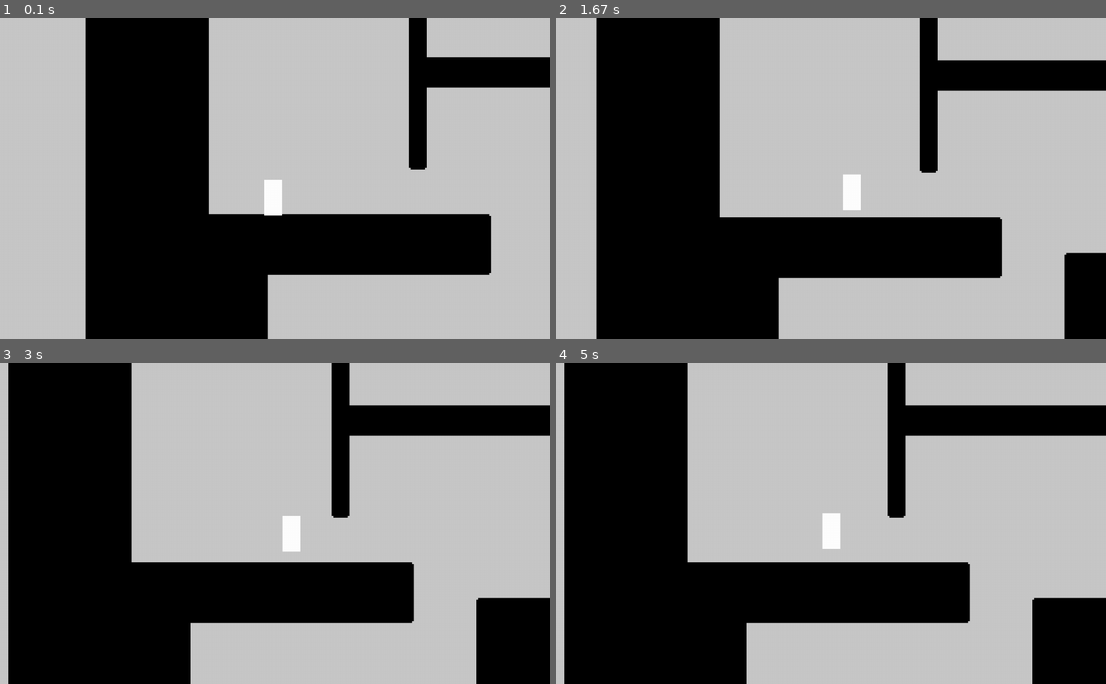
Above: before the commit, frames 1-4 (two rows, left to right).
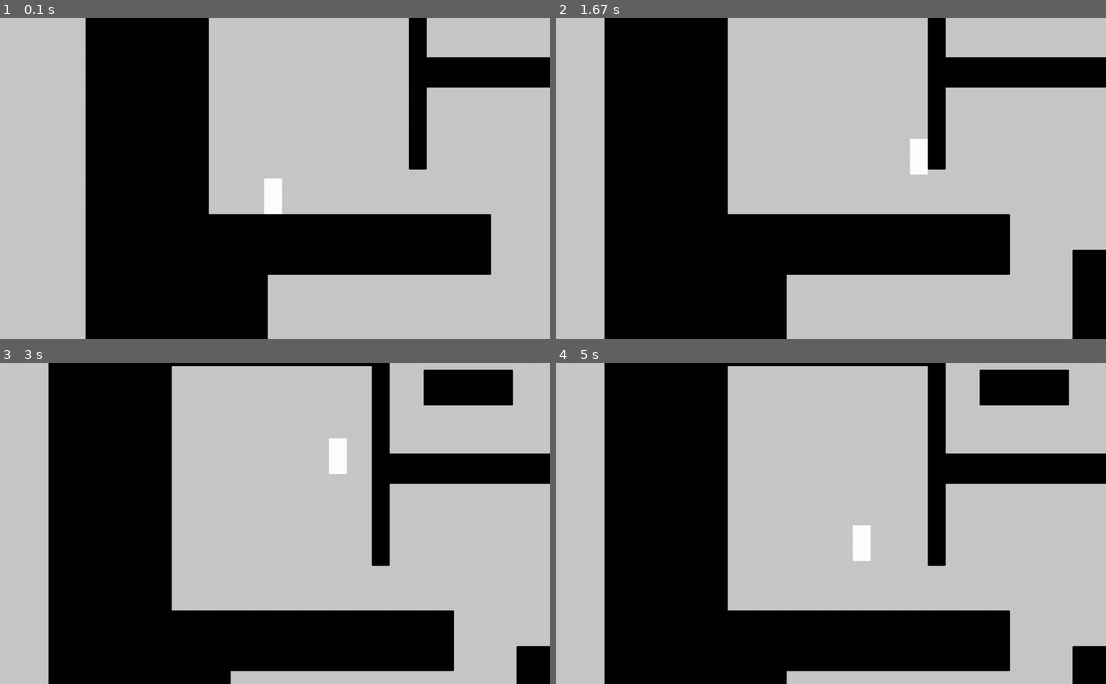
Above: after the commit, the same moments.

Repository: dast3rr/pygameproject_2DPlaformer
Game: pygame game, started from code/main.py
Same seed, same stepped clock (60 frames per second), same inputs: the game is played once before the commit and once after it.
Inputs:
- Up to frame 1 (0.1 s): no input
- Up to frame 2 (1.67 s): hold Shift 0.33-0.8 s; hold D 0.33-0.8 s; hold Shift 0.83-1.3 s; hold D 0.83-1.3 s; tap Space at 0.9, 1.2, 1.4 s; hold Shift from 1.33 s (still down); hold D from 1.33 s (still down)
- Up to frame 3 (3 s): tap Space at 1.7, 1.9, 2.2, 2.4, 2.7, 2.9 s; release Shift at 1.8 s; release D at 1.8 s; hold D 1.83-2.3 s; hold D 2.33-2.8 s; hold A from 2.83 s (still down)
- Up to frame 4 (5 s): tap Space at 3.2, 3.47, 3.77, 3.9, 4.2, 4.57, 4.87 s; release A at 3.37 s; hold A 3.4-3.8 s; hold D 3.83-4.47 s; hold A 4.5-4.97 s

The runs differ from the first frame. In frame 1, less than 0.1% of the frame differs, in the area x 48-90%, y 46-81%; in frame 2, 7.4%; in frame 3, 41%; in frame 4, 42%, in the area x 1-100%, y 0-100%.

Commit message:
добавил систему коэффициента масшатибирования

Diff:
--- a/code/graphics.py
+++ b/code/graphics.py
@@ -17,6 +17,8 @@
 screen = pygame.display.set_mode(size)
 # частота обноления экрана
 fps = 60
+# коэфициент масштабирования
+N = 4
 
 # def load_image(name, colorkey=None):
 #     fullname = os.path.join('data', name)
@@ -40,11 +42,11 @@
         # всякие кординаты
         super().__init__(character)
         w, h = screen.get_size()
-        self.a, self.b = a * 4, b * 4
-        x *= 2
-        y *= 2
+        self.a, self.b = a * N, b * N
+        x *= N
+        y *= N
 
-        self.image = pygame.Surface((self.a + 2, self.b + 2),
+        self.image = pygame.Surface((self.a, self.b),
                                     pygame.SRCALPHA, 32)
         self.cords = (w // 2 + x, h // 2 + y, self.a, self.b)
         self.rect = pygame.Rect(w // 2 + x - 1, h // 2 + y - 1, self.a + 2, self.b + 2)
@@ -67,9 +69,9 @@
 class Platform(pygame.sprite.Sprite):
     def __init__(self, x, y, a, b, *groups):
         w, h = screen.get_size()  # ширина и высота окна
-        self.a, self.b = a * 4, b * 4
-        x *= 4
-        y *= 4
+        self.a, self.b = a * N, b * N
+        x *= N
+        y *= N
         super().__init__(*groups)
         # кординаты и картинка. Картинка для последующей обработки столкновений
         self.cords = (w // 2 + x, h // 2 + y, self.a, self.b)
--- a/code/main.py
+++ b/code/main.py
@@ -1,5 +1,5 @@
 from graphics import Platform, platforms, screen, fps, size, MainCharacter, vertical_platforms, horizontal_platforms, \
-    character
+    character, N
 from data import cords
 
 import pygame
@@ -8,8 +8,8 @@
 def initialization():
     for cord in cords:
         x, y, a, b = cord
-        Platform(x + 1, y, a - 2, b, platforms, horizontal_platforms)
-        Platform(x, y + 1, a, b - 2, platforms, vertical_platforms)
+        Platform(x + 1 / N, y, a - 2 / N, b, platforms, horizontal_platforms)
+        Platform(x, y + 1 / N, a, b - 2 / N, platforms, vertical_platforms)
 
     # главный герой
     main_character = MainCharacter(0, 0, 10, 20)
@@ -27,30 +27,32 @@
         global start_jump_altitude, start_jump_from_wall_position
         d_x = main_character.rect.x - self.x
         d_y = main_character.rect.y - self.y
-        if d_x > 50:
-            for platform in platforms:
-                platform.rect.x -= (d_x - 50)
-            main_character.rect.x -= d_x - 50
-            self.x = main_character.rect.x - 50
-            start_jump_from_wall_position -= (d_x - 50)
-        elif d_x < -50:
-            for platform in platforms:
-                platform.rect.x -= (d_x + 50)
-            main_character.rect.x -= d_x + 50
-            self.x = main_character.rect.x + 50
-            start_jump_from_wall_position -= (d_x + 50)
-        if d_y > 50:
-            for platform in platforms:
-                platform.rect.y -= (d_y - 50)
-            main_character.rect.y -= d_y - 50
-            self.y = main_character.rect.y - 50
-            start_jump_altitude -= (d_y - 50)
-        elif d_y < -50:
-            for platform in platforms:
-                platform.rect.y -= (d_y + 50)
-            main_character.rect.y -= d_y + 50
-            self.y = main_character.rect.y + 50
-            start_jump_altitude -= (d_y + 50)
+
+        r = 50 * N
+        if d_x > r:
+            for platform in platforms:
+                platform.rect.x -= (d_x - r)
+            main_character.rect.x -= d_x - r
+            self.x = main_character.rect.x - r
+            start_jump_from_wall_position -= (d_x - r)
+        elif d_x < -r:
+            for platform in platforms:
+                platform.rect.x -= (d_x + r)
+            main_character.rect.x -= d_x + r
+            self.x = main_character.rect.x + r
+            start_jump_from_wall_position -= (d_x + r)
+        if d_y > r:
+            for platform in platforms:
+                platform.rect.y -= (d_y - r)
+            main_character.rect.y -= d_y - r
+            self.y = main_character.rect.y - r
+            start_jump_altitude -= (d_y - r)
+        elif d_y < -r:
+            for platform in platforms:
+                platform.rect.y -= (d_y + r)
+            main_character.rect.y -= d_y + r
+            self.y = main_character.rect.y + r
+            start_jump_altitude -= (d_y + r)
 
 
 
@@ -64,9 +66,9 @@
     clock = pygame.time.Clock()
 
     # скорость падения, прыжка и передвижения
-    move_speed = 80
-    fall_speed = 120
-    jump_speed = 120
+    move_speed = 40 * N
+    fall_speed = 60 * N
+    jump_speed = 60 * N
 
     # пустое значение
     start_jump_altitude = -100000
@@ -104,9 +106,9 @@
 
                 # если нажат shift то ускоряется
                 if keys[pygame.K_LSHIFT]:
-                    move_speed = 120
+                    move_speed = 60 * N
                 else:
-                    move_speed = 80
+                    move_speed = 40 * N
 
                 # при нажатии на пробел - прыжок
                 if event.key == pygame.K_SPACE and (main_character.get_hor() or main_character.get_ver()):
@@ -143,7 +145,7 @@
                 if event.key == pygame.K_a:
                     left = 0
                 if event.key == pygame.K_LSHIFT:
-                    move_speed = 80
+                    move_speed = 40 * N
 
         # цвет можно поменять. Это будет цвет фона
         screen.fill(pygame.color.Color(200, 200, 200))
@@ -168,24 +170,27 @@
                 jump = False
                 break
 
+
         # определение скорости падения
         if main_character.get_ver() and not jump:
-            fall_speed = 60
+            fall_speed = 30 * N
         elif not jump:
-            fall_speed = 120
+            fall_speed = 60 * N
         if jump:
             # при прыжке, на самой верхней точке скорость меньше
-            fall_speed = -(60 - start_jump_altitude + main_character.rect.y) * 5
+            fall_speed = -(30 * N - start_jump_altitude + main_character.rect.y) * 5
             if not fall_speed:
                 jump = False
-                fall_speed = 120
+                fall_speed = 60 * N
         # если совершается прыжок от стены
         if jump_from_wall:
             # если уже далеко от стены
-            if abs(main_character.rect.x - start_jump_from_wall_position) > 20:
+            if abs(main_character.rect.x - start_jump_from_wall_position) > 10 * N:
                 jump_from_wall = False
                 right, left = speeds_before_jump
                 speeds_before_jump = [0, 0]
+
+
 
         if fall_speed:
             # падение и скольжение
@@ -206,6 +211,8 @@
                         main_character.rect.y -= fall_speed // abs(fall_speed)
                     break
 
+
+
         camera.update()
 
         # отрисовываю все группы спрайтов
